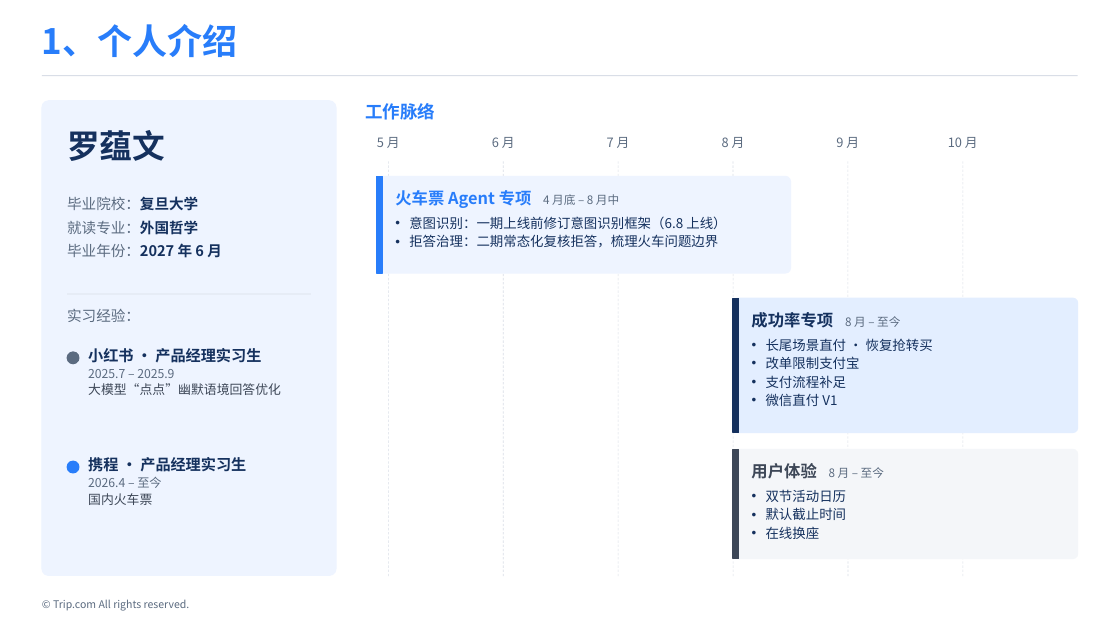
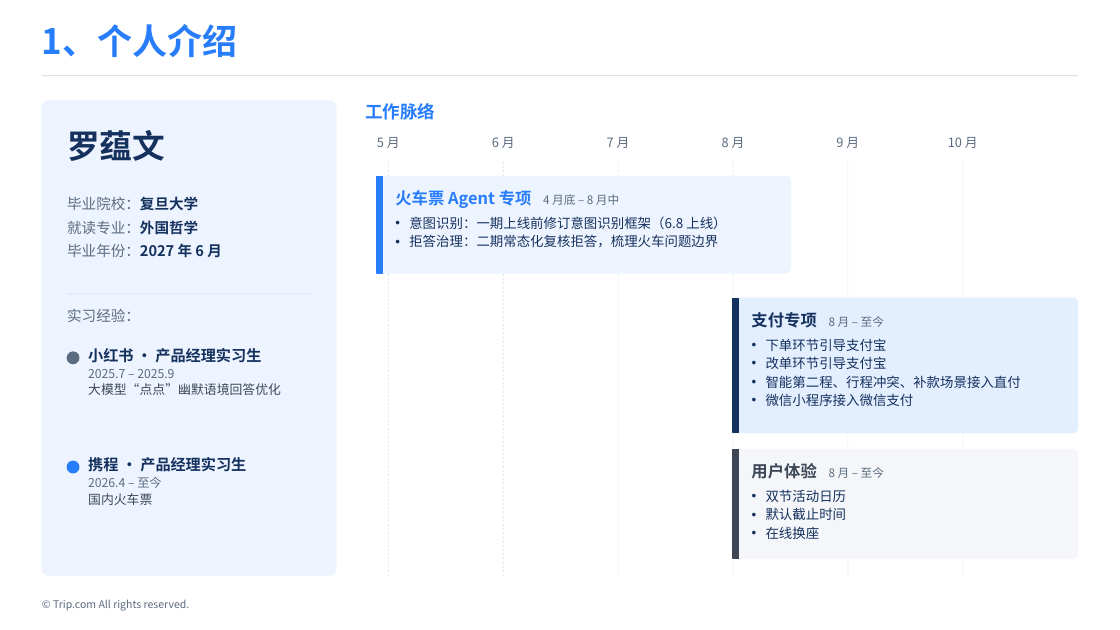
Before and after one commit to Wennie006/AI-myself, a slide deck: slide 3 of 留用答辩_v4.pptx. Drawn at 1120x630 pixels with LibreOffice and Linux fonts; fonts in the diff are those of the drawing. Boxes give left, top, right and bottom in pixels: in the first picture for what was removed or moved away, otherwise in the second. Text is boxed around its words. In the diff, an @@ line names an element or a change of style, - is before the commit and + after.

```diff
--- a/留用答辩_v4.pptx
+++ b/留用答辩_v4.pptx
@@ text at bbox=[751, 312, 884, 328]: text changed; size 14 to 10 pt; text colour #15315E to #5B6B80; bold off @@
-成功率专项 8 月 – 至今
+支付专项 8 月 – 至今
@@ text at bbox=[766, 338, 1021, 406]: text changed @@
-• 长尾场景直付 · 恢复抢转买
-• 改单限制支付宝
-• 支付流程补足
-• 微信直付 V1
+• 下单环节引导支付宝
+• 改单环节引导支付宝
+• 智能第二程、行程冲突、补款场景接入直付
+• 微信小程序接入微信支付
```
